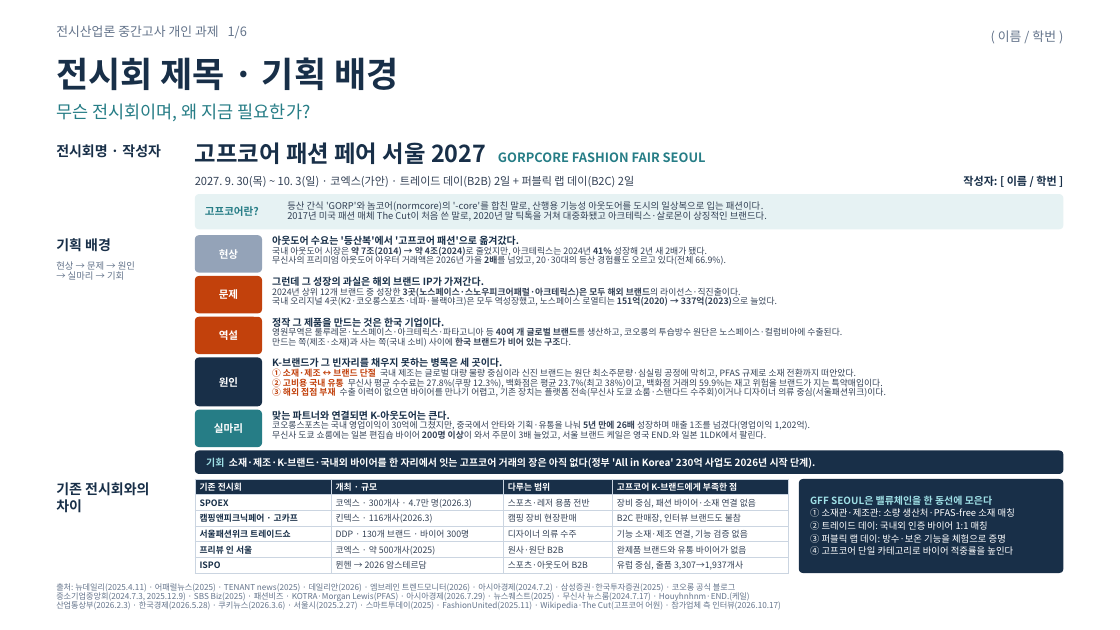
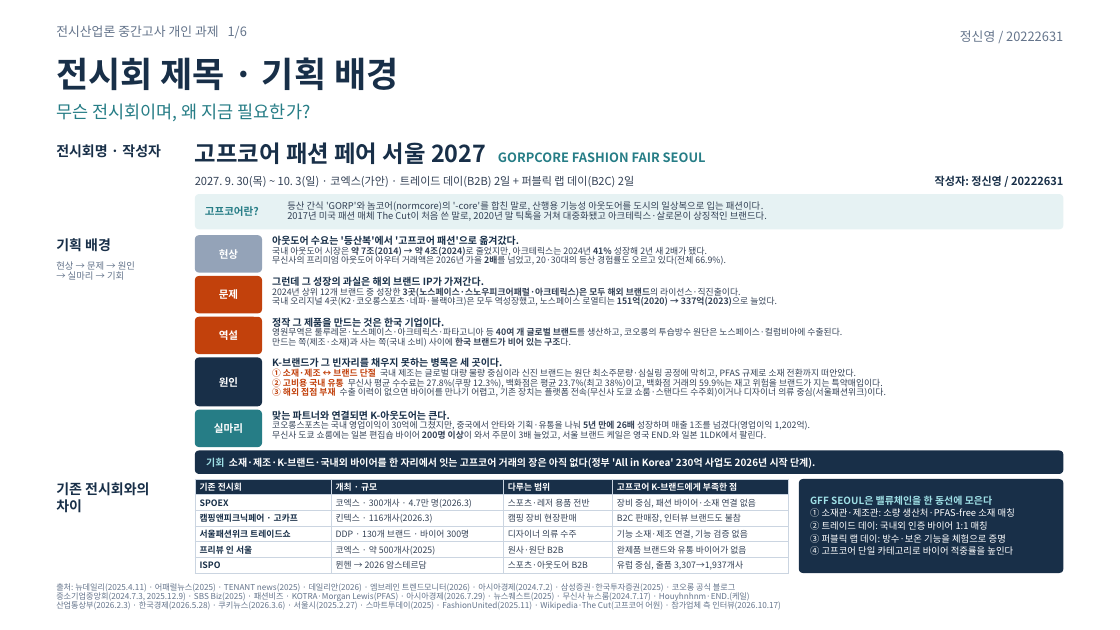
Before and after one commit to id01099050593-commits/exihi_indus, a slide deck: slide 1 of GFF_SEOUL_2027_전시산업론_중간과제.pptx. Drawn at 1120x630 pixels with LibreOffice and Linux fonts; fonts in the diff are those of the drawing. Boxes give left, top, right and bottom in pixels: in the first picture for what was removed or moved away, otherwise in the second. Text is boxed around its words. In the diff, an @@ line names an element or a change of style, - is before the commit and + after.

```diff
--- a/GFF_SEOUL_2027_전시산업론_중간과제.pptx
+++ b/GFF_SEOUL_2027_전시산업론_중간과제.pptx
@@ text at (960, 30, 1063, 42): text changed @@
-( 이름 / 학번 )
+정신영 / 20222631
@@ text at (935, 175, 1063, 186): text changed @@
-작성자: [ 이름 / 학번 ]
+작성자: 정신영 / 20222631
```
Also in this commit, not shown: 8 other slides changed, 7 other files.
